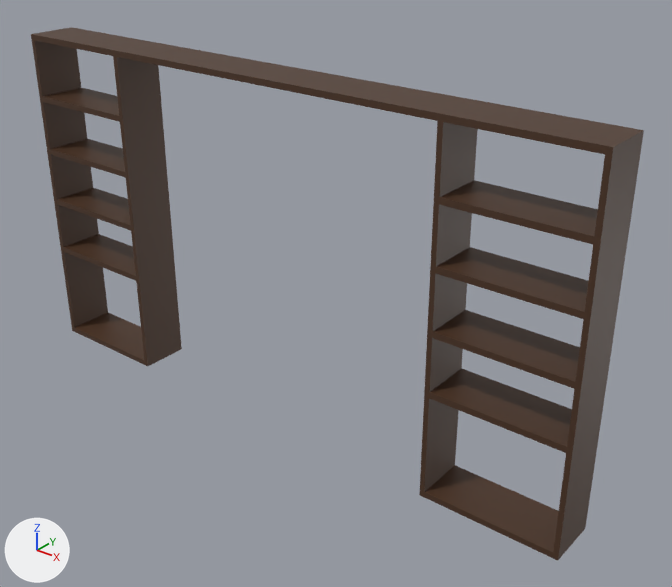
Before and after pictures for a commit that changed the FBX model Assets/Obj/Base/EstanteA.fbx.
Both versions are drawn from a camera (50 mm lens) standing at (5.22, -6.83, 3.55) and looking at (1.86, -2.65, 0.95). Every picture has the same lights, and +X, +Y and +Z are marked at lower left. Where no turn or scale is listed for an object, it has been applied to the vertices.

Objects in the first picture: 'Estante'.
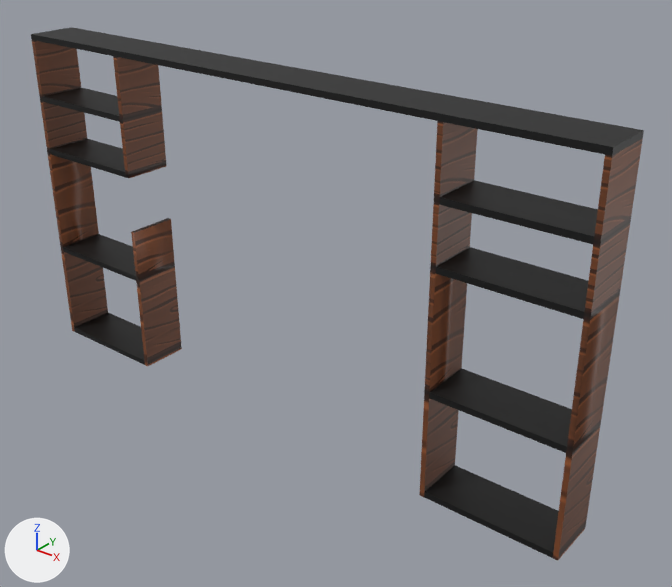
The newer file is also turned or shifted as a whole; pictures and numbers use the older file's frame.

Changed parts and their boxes [x1, y1, x2, y2] in the pictures (672 x 587 px):
part 1 of me_cube_005, cut back
    both: [47, 153, 174, 277]
part 2 of me_cube_005, cut back
    both: [425, 272, 619, 449]
part 3 of me_cube_005, recoloured
    both: [32, 40, 643, 561]
part 4 of me_cube_005, recoloured (brown to black)
    both: [31, 27, 644, 558]

What the commit changed:
Picture 'Madeira.png' (img_madeira_png) is new.
Material 'MadeiraA' (mat_madeiraa) is new.
Its texture is img_madeira_png.
Material 'Preto' (mat_preto) is new.
Its base color is (0.00364, 0.00364, 0.00364) (black #0c0c0c).
me_cube_005 is used by ob_estante; location (1.528, -2.785, 1.269).
me_cube_005 had 196 vertices, 208 faces and spanned x -2.15..2.15, y -0.17..0.17, z -1.29..1.07.
me_cube_005 now has 172 vertices, 178 faces and spans x -2.15..2.15, y -0.17..0.17, z -1.29..1.07.
Part 1, on me_cube_005:
16 vertices are removed from x -2.15..-1.23, y -0.17..0.17, z -0.19..-0.15.
26 faces are deleted.
8 vertices are added at x -2.15..-1.23, y -0.17..0.17, z -0.2..-0.17.
14 new faces join them, mat_madeiraa (picture img_madeira_png).
Part 2, on me_cube_005:
16 vertices are removed from x 1.23..2.15, y -0.17..0.17, z -0.19..-0.15.
26 faces are deleted.
8 new faces join them, mat_madeiraa (picture img_madeira_png).
me_cube_005 part 3: 96 faces spanning x -2.15..2.15, y -0.17..0.17, z -1.29..1.03 switch from mat_marrom (brown #4d3422) to mat_madeiraa (picture img_madeira_png).
me_cube_005 part 4: 60 faces spanning x -2.15..2.15, y -0.17..0.17, z -1.29..1.07 switch from mat_marrom (brown #4d3422) to mat_preto (black #0c0c0c).
